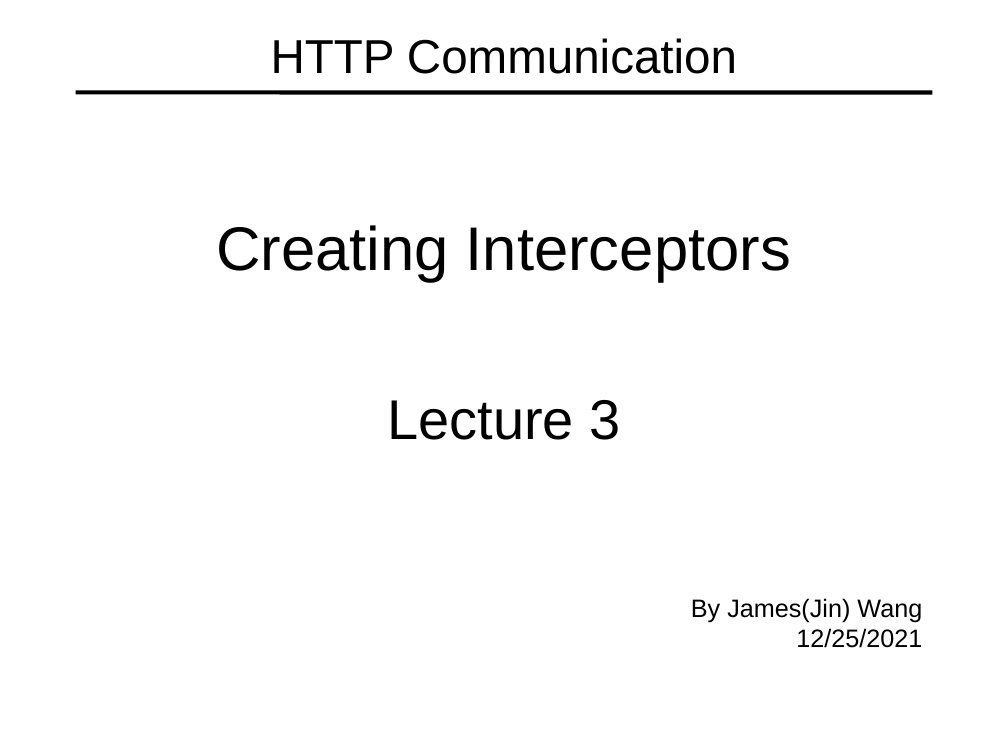
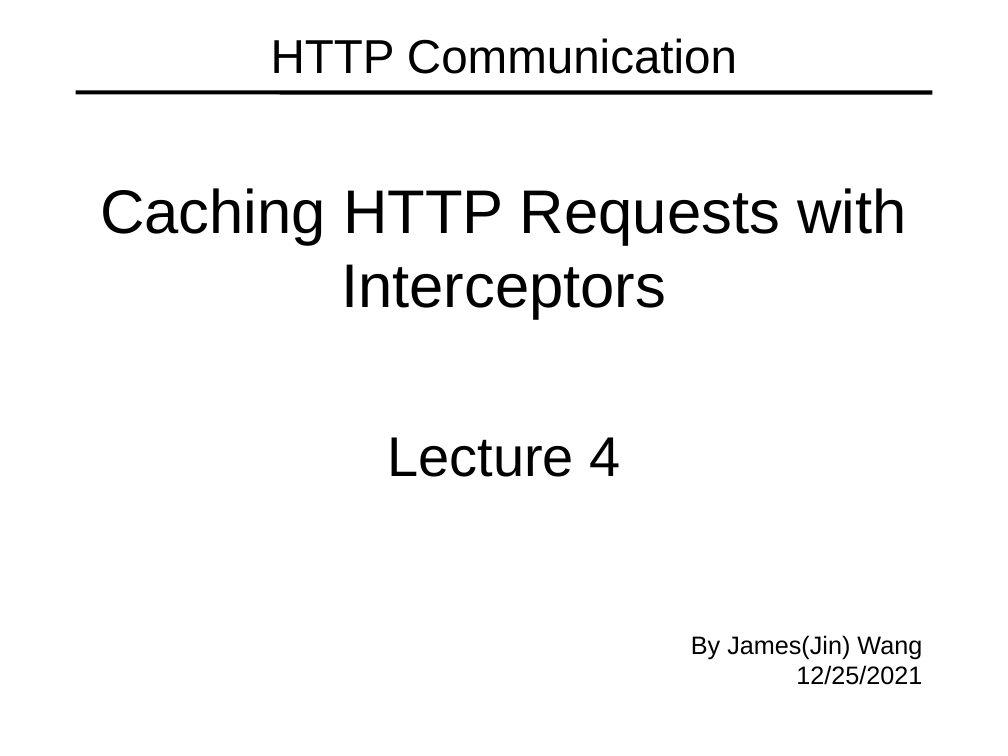
Before and after one commit to specter01wj/Jago_Link_Training, a slide deck: slide 1 of Angular/Angular12/Deep Dive/Angular HTTP Communication/4_Caching_HTTP_Requests_with_Interceptors/L4_Caching_HTTP_Requests_with_Interceptors.ppt. Drawn at 1008x756 pixels with LibreOffice and Linux fonts; fonts in the diff are those of the drawing. Boxes give left, top, right and bottom in pixels: in the first picture for what was removed or moved away, otherwise in the second. Text is boxed around its words. In the diff, an @@ line names an element or a change of style, - is before the commit and + after.

Commit message:
01/12/2022 v1

```diff
--- a/Angular/Angular12/Deep Dive/Angular HTTP Communication/4_Caching_HTTP_Requests_with_Interceptors/L4_Caching_HTTP_Requests_with_Interceptors.ppt
+++ b/Angular/Angular12/Deep Dive/Angular HTTP Communication/4_Caching_HTTP_Requests_with_Interceptors/L4_Caching_HTTP_Requests_with_Interceptors.ppt
@@ text at (x1=100, y1=188, x2=906, y2=477): text changed @@
-Creating Interceptors
-Lecture 3
+Caching HTTP Requests with Interceptors
+Lecture 4
```
Also in this commit, not shown: 1 other slide changed, 1 slide added, 1 slide removed.
